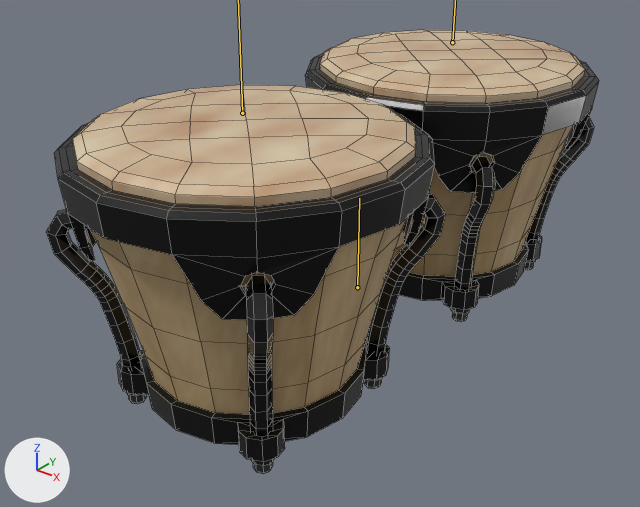
A saved change to the Blender file Bongos.blend.
Both versions are drawn from a 50 mm camera at (4.77, -6.6, 4.33) aimed at (-0.18, -0.4, 0.49). The axes (+X, +Y, +Z) are drawn at lower left. The lights are the same throughout. The bones that bend it are drawn over the model as lines. Mesh edges are drawn as thin lines.

The first picture shows 'Bongós'.
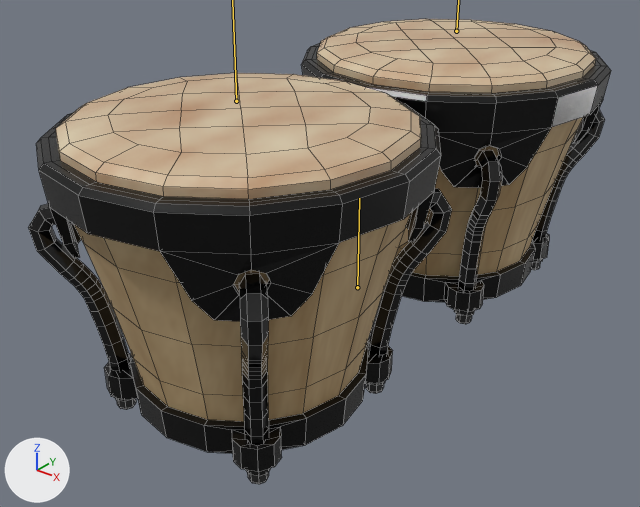
The newer file adds an action. The first version stands in its rest pose; the second is drawn at frame 6 of the action 'BongoAmbos'.

The change in detail:
Bone 'Bongo.R' (bone_bongo_r) moves from (0.0, 0.0, 0.0) to (0.0, 0.113, -0.062).
Bone 'Bongo.R' (bone_bongo_r) is rescaled from (1.0, 1.0, 1.0) to (1.05, 1.05, 1.05).
Bone 'Bongo.L' (bone_bongo_l) moves from (0.0, 0.0, 0.0) to (0.0, 0.113, 0.062).
Bone 'Bongo.L' (bone_bongo_l) is rescaled from (1.0, 1.0, 1.0) to (1.05, 1.05, 1.05).

Where the change shows, as pixel boxes [x1, y1, x2, y2] in the pictures (640 x 507 px):
'Bongós', posed
    before: [46, 30, 599, 474]
    after: [29, 19, 611, 484]
